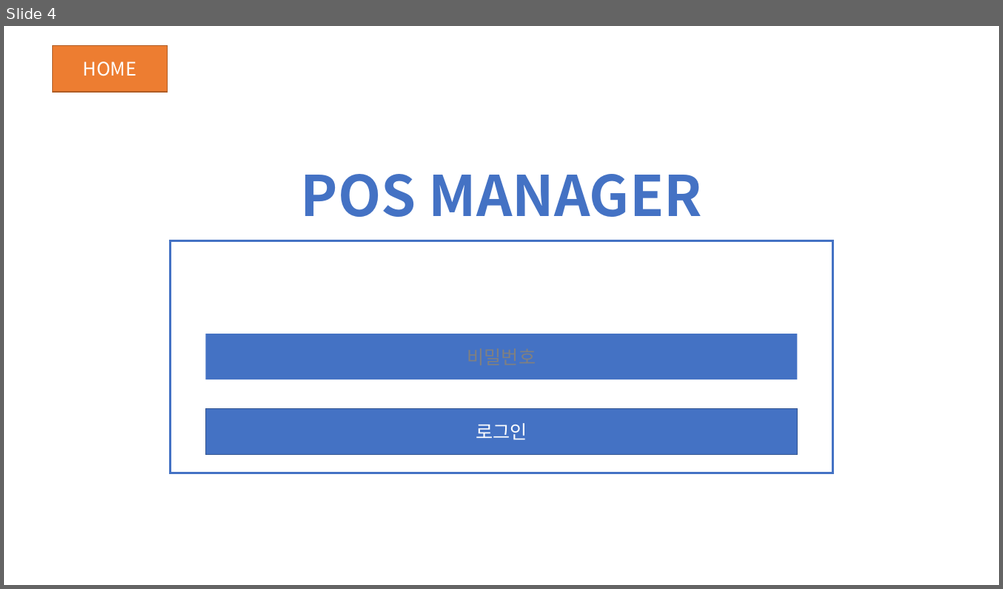
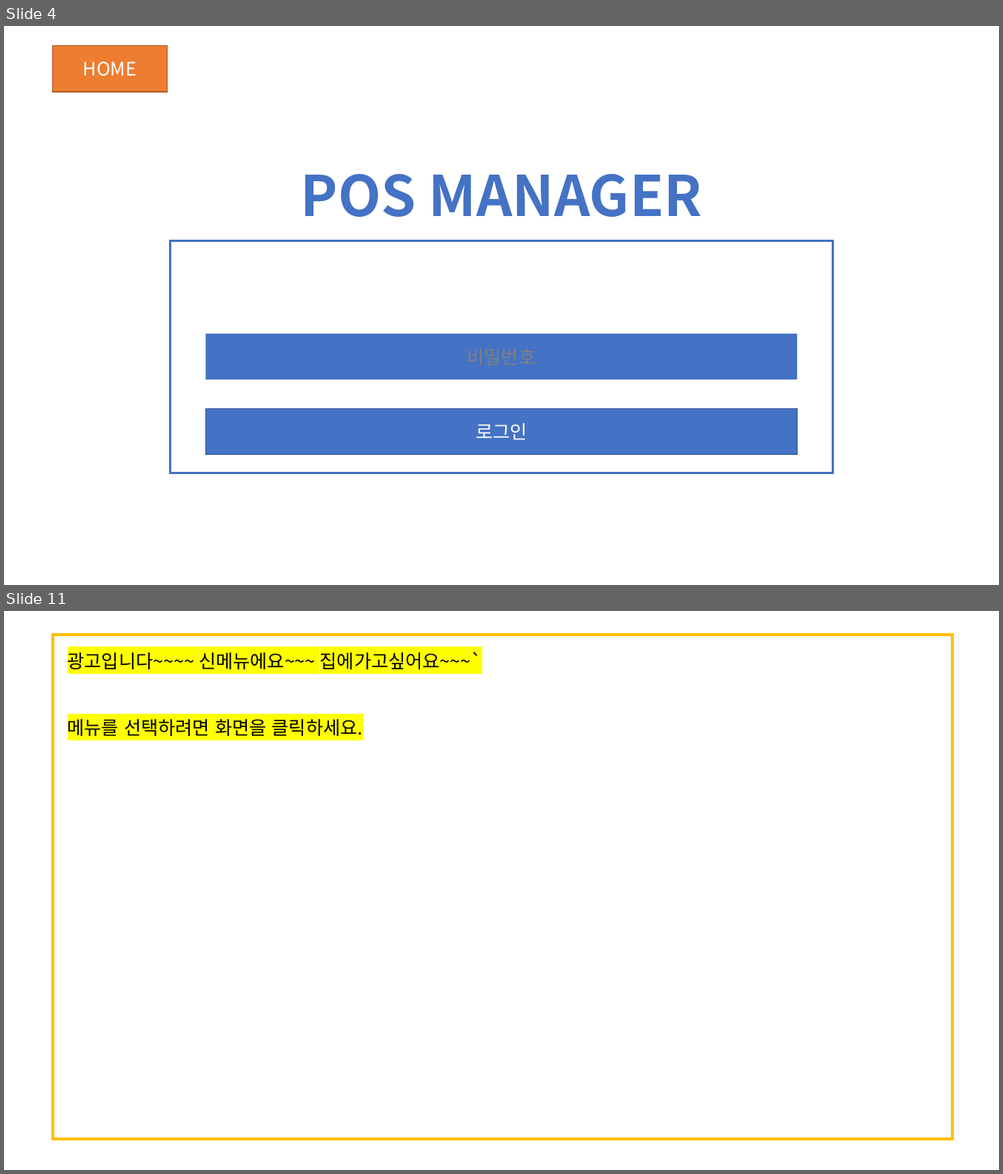
Before and after one commit to JinSolKwon/cafeKiosk, a slide deck: design/키오스크 UI.pptx. Shown one above the other, each under a label of ours: slide 4 before the commit, slides 4 and 11 after it; the slides between them are not shown. The pictures are 1003x589 and 1003x1174 pixels, drawn with LibreOffice and Linux fonts; fonts in the diff are those of the drawing. Boxes give left, top, right and bottom in pixels: in the first picture for what was removed or moved away, otherwise in the second. Text is boxed around its words. In the diff, an @@ line names an element or a change of style, - is before the commit and + after.

```diff
--- a/design/키오스크 UI.pptx
+++ b/design/키오스크 UI.pptx
@@ slide 11 added at (4,611,999,1170), background #FFFFFF @@
@@ rectangle added at (53,635,951,1139), fill #FFFFFF, outline #FFC000 3 pt, 18 pt, text #000000 @@
+광고입니다~~~~ 신메뉴에요~~~ 집에가고싶어요~~~`
+메뉴를 선택하려면 화면을 클릭하세요.
```
Also in this commit, not shown: 3 slides changed, 9 other slides added, 1 slide removed, 3 other files.
